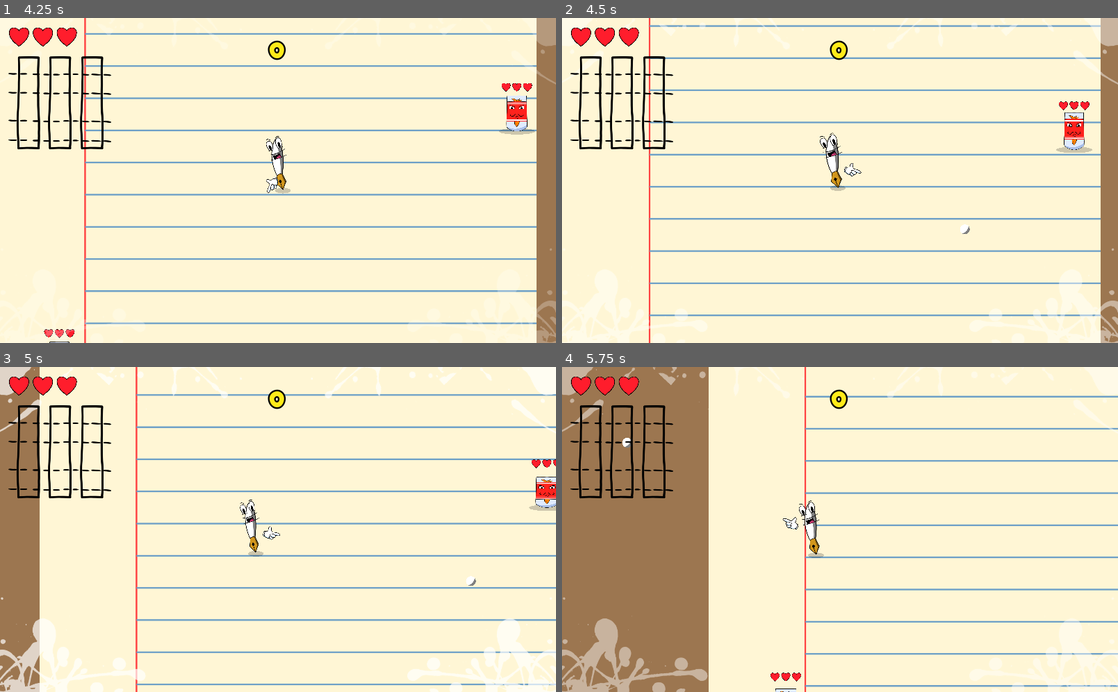
Above: before the commit, frames 1-4 (two rows, left to right).
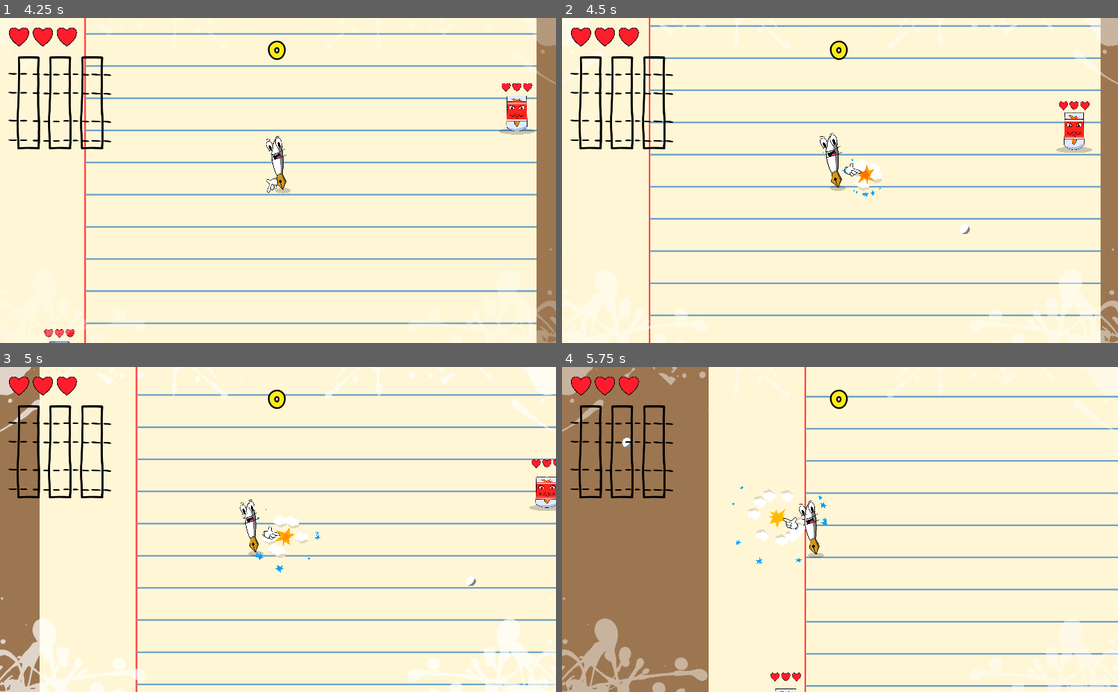
Above: after the commit, the same moments.

Repository: kevinlights/chromatic-fever
Game: Godot game, scene res://Menu/Menu.tscn
The game is run twice, just before and just after one commit, with the same random seed, the same clock (stepped at 60 frames per second) and the same inputs.
Inputs (mouse positions are in pixels of both pictures, inside the frame that each line leads up to):
- Up to frame 1 (4.25 s): click "New game" at 0.5 s; tap Enter at 1.25 s; move the mouse to (400, 164) at 1.27 s; hold Right (ui_right) 1.28-2.03 s; hold Space (ui_shoot) 1.28-2.03 s; move the mouse to (166, 196) at 2.02 s; hold Down (ui_down) 2.03-2.78 s; right-click (166, 196) at 2.1 s; tap Space (ui_shoot) at 2.3, 3.05, 3.6 s; move the mouse to (333, 109) at 2.77 s; press the mouse at (333, 109) at 2.78 s; hold Right (ui_right) 2.78-3.53 s; move the mouse to (250, 245) at 3.52 s; release the mouse at (250, 245) at 3.53 s; hold Up (ui_up) from 3.53 s (still down)
- Up to frame 2 (4.5 s): move the mouse to (1006, 229) at 4.27 s; release Up (ui_up) at 4.28 s; hold Left (ui_left) from 4.28 s (still down); hold Space (ui_shoot) from 4.28 s (still down)
- Up to frame 3 (5 s): keep holding Left (ui_left); keep holding Space (ui_shoot)
- Up to frame 4 (5.75 s): keep holding Left (ui_left); move the mouse to (673, 480) at 5.02 s; release Space (ui_shoot) at 5.03 s; right-click (673, 480) at 5.1 s; tap Space (ui_shoot) at 5.3 s

Frame 1 is identical in both runs. In frame 2, 0.3% of the frame differs, in the area x 50-58%, y 43-56%; in frame 3, 0.4%; in frame 4, 0.6%, in the area x 30-48%, y 36-61%.
Error in both runs: Trying to assign value of type 'Node2D' to a variable of type 'KinematicBody2D'. (res://Player/Camera2D.gd:21)

Commit message:
louka va pas etre content

Diff:
--- a/Player/Explosion.gd
+++ b/Player/Explosion.gd
@@ -20,5 +20,10 @@
 
 func play():
 	$Particles2D.emitting = true
+	$Particles2D.restart()
 	$Particles2D2.emitting = true
+	$Particles2D2.restart()
 	$Particles2D3.emitting = true
+	$Particles2D3.restart()
+	$Particles2D4.emitting = true
+	$Particles2D4.restart()
--- a/Player/Player.gd
+++ b/Player/Player.gd
@@ -174,6 +174,11 @@
 	projectile.position = $Hand/ProjectilesSpawnPosition.get_global_position()
 	projectile.direction = (get_global_mouse_position() - global_position).normalized()
 	projectile.explosive = game.combo == game.COMBO.CHROMATIC
+	#vvvvvvvv L'OBJET DU DELIT EST ICI vvvvvvvv
+	if(projectile.explosive):
+		emit_signal("screen_shake",0.2)
+		velocity -= projectile.direction * 200
+	#______________________
 	projectiles.add_child(projectile)
 	projectile.make_connections()
 	var soundToPlay = randi()%4+1
--- a/Player/Player.tscn
+++ b/Player/Player.tscn
@@ -6,30 +6,41 @@
 [ext_resource path="res://Player/Camera2D.gd" type="Script" id=4]
 [ext_resource path="res://Player/Hand.gd" type="Script" id=5]
 [ext_resource path="res://Player/Explosion.gd" type="Script" id=6]
-[ext_resource path="res://Assets/particule1.png" type="Texture" id=7]
-[ext_resource path="res://Assets/hand.png" type="Texture" id=8]
-[ext_resource path="res://Player/PlayerHitBox.gd" type="Script" id=9]
-[ext_resource path="res://Enemies/blanc.shader" type="Shader" id=10]
-[ext_resource path="res://Assets/heros_couleur.png" type="Texture" id=11]
-[ext_resource path="res://Assets/heros_corps.png" type="Texture" id=12]
-[ext_resource path="res://Assets/heros_face2.png" type="Texture" id=13]
-[ext_resource path="res://Assets/heros_face3.png" type="Texture" id=14]
-[ext_resource path="res://Assets/heros_face.png" type="Texture" id=15]
-[ext_resource path="res://Sounds/oof.ogg" type="AudioStream" id=16]
-[ext_resource path="res://Sounds/claquement.ogg" type="AudioStream" id=17]
-[ext_resource path="res://Sounds/claquement2.ogg" type="AudioStream" id=18]
-[ext_resource path="res://Sounds/claquement3.ogg" type="AudioStream" id=19]
+[ext_resource path="res://Assets/smoke.png" type="Texture" id=7]
+[ext_resource path="res://Assets/particule1.png" type="Texture" id=8]
+[ext_resource path="res://Assets/hand.png" type="Texture" id=9]
+[ext_resource path="res://Player/PlayerHitBox.gd" type="Script" id=10]
+[ext_resource path="res://Enemies/blanc.shader" type="Shader" id=11]
+[ext_resource path="res://Assets/heros_couleur.png" type="Texture" id=12]
+[ext_resource path="res://Assets/heros_corps.png" type="Texture" id=13]
+[ext_resource path="res://Assets/heros_face2.png" type="Texture" id=14]
+[ext_resource path="res://Assets/heros_face3.png" type="Texture" id=15]
+[ext_resource path="res://Assets/heros_face.png" type="Texture" id=16]
+[ext_resource path="res://Sounds/oof.ogg" type="AudioStream" id=17]
+[ext_resource path="res://Sounds/claquement.ogg" type="AudioStream" id=18]
+[ext_resource path="res://Sounds/claquement2.ogg" type="AudioStream" id=19]
+[ext_resource path="res://Sounds/claquement3.ogg" type="AudioStream" id=20]
 
 [sub_resource type="RectangleShape2D" id=1]
 extents = Vector2( 30.0016, 32 )
 
-[sub_resource type="Gradient" id=2]
+[sub_resource type="ParticlesMaterial" id=2]
+flag_disable_z = true
+spread = 180.0
+gravity = Vector3( 0, 0, 0 )
+initial_velocity = 500.0
+angular_velocity = 9.0
+orbit_velocity = 0.0
+orbit_velocity_random = 0.0
+scale = 0.3
+
+[sub_resource type="Gradient" id=3]
 colors = PoolColorArray( 1, 0.539063, 0, 1, 1, 0.820313, 0, 1 )
 
-[sub_resource type="GradientTexture" id=3]
-gradient = SubResource( 2 )
-
-[sub_resource type="ParticlesMaterial" id=4]
+[sub_resource type="GradientTexture" id=4]
+gradient = SubResource( 3 )
+
+[sub_resource type="ParticlesMaterial" id=5]
 flag_disable_z = true
 spread = 180.0
 gravity = Vector3( 0, 0, 0 )
@@ -76,8 +87,7 @@
 scale_random = 0.1
 color = Color( 0, 0.619608, 1, 1 )
 
-[sub_resource type="Animation" id=9]
-resource_name = "shoot"
+[sub_resource type="Animation" id=10]
 length = 0.3
 tracks/0/type = "value"
 tracks/0/path = NodePath("HandSprite:rotation_degrees")
@@ -92,8 +102,7 @@
 "values": [ 0.0, -65.0, 0.0 ]
 }
 
-[sub_resource type="Animation" id=10]
-resource_name = "shoot_rev"
+[sub_resource type="Animation" id=11]
 length = 0.3
 tracks/0/type = "value"
 tracks/0/path = NodePath("HandSprite:rotation_degrees")
@@ -108,15 +117,14 @@
 "values": [ 0.0, 65.0, 0.0 ]
 }
 
-[sub_resource type="RectangleShape2D" id=11]
+[sub_resource type="RectangleShape2D" id=12]
 extents = Vector2( 32, 140.08 )
 
-[sub_resource type="ShaderMaterial" id=12]
-shader = ExtResource( 10 )
+[sub_resource type="ShaderMaterial" id=13]
+shader = ExtResource( 11 )
 shader_param/f = 0.0
 
-[sub_resource type="Animation" id=13]
-resource_name = "hurt"
+[sub_resource type="Animation" id=14]
 length = 0.5
 tracks/0/type = "value"
 tracks/0/path = NodePath("LesSprites:material:shader_param/f")
@@ -131,8 +139,7 @@
 "values": [ 1.0, 0.0 ]
 }
 
-[sub_resource type="Animation" id=14]
-resource_name = "idle"
+[sub_resource type="Animation" id=15]
 loop = true
 tracks/0/type = "value"
 tracks/0/path = NodePath("LesSprites:position")
@@ -191,117 +198,125 @@
 script = ExtResource( 4 )
 
 [node name="Hand" type="Node2D" parent="."]
-editor/display_folded = true
 script = ExtResource( 5 )
 
 [node name="Explosion" type="Node2D" parent="Hand"]
 editor/display_folded = true
 script = ExtResource( 6 )
+
+[node name="Particles2D4" type="Particles2D" parent="Hand/Explosion"]
+position = Vector2( 323.439, -2.45031 )
+emitting = false
+amount = 10
+lifetime = 0.5
+one_shot = true
+explosiveness = 1.0
+process_material = SubResource( 2 )
+texture = ExtResource( 7 )
 
 [node name="Particles2D2" type="Particles2D" parent="Hand/Explosion"]
 position = Vector2( 323.439, -2.45031 )
 emitting = false
 amount = 1
-lifetime = 0.1
+lifetime = 0.5
 one_shot = true
 explosiveness = 1.0
-process_material = SubResource( 4 )
-texture = ExtResource( 7 )
+process_material = SubResource( 5 )
+texture = ExtResource( 8 )
 
 [node name="Particles2D" type="Particles2D" parent="Hand/Explosion"]
 position = Vector2( 323.439, -2.45031 )
 emitting = false
 amount = 4
-lifetime = 0.1
+lifetime = 0.5
 one_shot = true
 explosiveness = 1.0
-process_material = SubResource( 7 )
-texture = ExtResource( 7 )
+process_material = SubResource( 8 )
+texture = ExtResource( 8 )
 
 [node name="Particles2D3" type="Particles2D" parent="Hand/Explosion"]
 position = Vector2( 323.439, -2.45031 )
 emitting = false
 amount = 10
-lifetime = 0.1
+lifetime = 0.5
 one_shot = true
 explosiveness = 1.0
-process_material = SubResource( 8 )
-texture = ExtResource( 7 )
+process_material = SubResource( 9 )
+texture = ExtResource( 8 )
 
 [node name="ProjectilesSpawnPosition" type="Node2D" parent="Hand"]
 position = Vector2( 303.271, 0 )
 
 [node name="AnimationPlayer" type="AnimationPlayer" parent="Hand"]
 playback_speed = 2.5
-anims/shoot = SubResource( 9 )
-anims/shoot_rev = SubResource( 10 )
+anims/shoot = SubResource( 10 )
+anims/shoot_rev = SubResource( 11 )
 
 [node name="HandSprite" type="Sprite" parent="Hand"]
 position = Vector2( 200, 0 )
 z_index = 2
-texture = ExtResource( 8 )
+texture = ExtResource( 9 )
 flip_h = true
 
 [node name="HitBox" type="Area2D" parent="."]
 collision_mask = 2
-script = ExtResource( 9 )
+script = ExtResource( 10 )
 
 [node name="CollisionShape2D" type="CollisionShape2D" parent="HitBox"]
 position = Vector2( 23.1787, 96.6576 )
 rotation = -0.226893
 z_index = 2
-shape = SubResource( 11 )
+shape = SubResource( 12 )
 
 [node name="LesSprites" type="Node2D" parent="."]
 editor/display_folded = true
-material = SubResource( 12 )
+material = SubResource( 13 )
 position = Vector2( 8.42105, -2.45031 )
 scale = Vector2( 1.16471, 1.03496 )
 
 [node name="heros_couleur" type="Sprite" parent="LesSprites"]
 use_parent_material = true
 position = Vector2( -11.9495, -62.1373 )
-texture = ExtResource( 11 )
+texture = ExtResource( 12 )
 
 [node name="heros_corps" type="Sprite" parent="LesSprites"]
 use_parent_material = true
-texture = ExtResource( 12 )
+texture = ExtResource( 13 )
 
 [node name="heros_face2" type="Sprite" parent="LesSprites"]
 visible = false
 position = Vector2( -25.5274, -147.064 )
-texture = ExtResource( 13 )
+texture = ExtResource( 14 )
 flip_h = true
 
 [node name="heros_face3" type="Sprite" parent="LesSprites"]
 visible = false
 position = Vector2( -27.3276, -153.697 )
-texture = ExtResource( 14 )
+texture = ExtResource( 15 )
 flip_h = true
 
 [node name="heros_face" type="Sprite" parent="LesSprites"]
 use_parent_material = true
 position = Vector2( -21.3132, -145.732 )
-texture = ExtResource( 15 )
+texture = ExtResource( 16 )
 
 [node name="AnimationPlayer" type="AnimationPlayer" parent="."]
-anims/hurt = SubResource( 13 )
-anims/idle = SubResource( 14 )
+anims/hurt = SubResource( 14 )
+anims/idle = SubResource( 15 )
 
 [node name="Sounds" type="Node" parent="."]
-editor/display_folded = true
 
 [node name="oof" type="AudioStreamPlayer" parent="Sounds"]
-stream = ExtResource( 16 )
+stream = ExtResource( 17 )
 
 [node name="shot1" type="AudioStreamPlayer" parent="Sounds"]
-stream = ExtResource( 17 )
-volume_db = -5.0
-
-[node name="shot2" type="AudioStreamPlayer" parent="Sounds"]
 stream = ExtResource( 18 )
 volume_db = -5.0
 
-[node name="shot3" type="AudioStreamPlayer" parent="Sounds"]
+[node name="shot2" type="AudioStreamPlayer" parent="Sounds"]
 stream = ExtResource( 19 )
 volume_db = -5.0
+
+[node name="shot3" type="AudioStreamPlayer" parent="Sounds"]
+stream = ExtResource( 20 )
+volume_db = -5.0
--- a/Player/Projectile.gd
+++ b/Player/Projectile.gd
@@ -41,11 +41,11 @@
 	if(game.combo == game.COMBO.CHROMATIC):
 		$bullet1.visible = false
 		$bullet2.visible = true
-		$bullet2.modulate = player.modulate
+		$bullet2.self_modulate = player.modulate
 		speed = speed2
 	$Explosion/SpashLittleClear.process_material.color = player.modulate
-	$Explosion/SplashLittleDark.process_material.color = player.modulate
-	$Explosion/SplashBigClear.process_material.color = player.modulate-Color(0.5,0.5,0.5,0)
+	$Explosion/SplashBigClear.process_material.color = player.modulate
+	$Explosion/SplashLittleDark.process_material.color = player.modulate-Color(0.5,0.5,0.5,0)
 	$Explosion/SplashBigDark.process_material.color = player.modulate-Color(0.5,0.5,0.5,0)
 
 func _physics_process(delta):
--- a/Player/Projectile.tscn
+++ b/Player/Projectile.tscn
@@ -1,12 +1,13 @@
-[gd_scene load_steps=16 format=2]
+[gd_scene load_steps=18 format=2]
 
 [ext_resource path="res://Player/Projectile.gd" type="Script" id=1]
 [ext_resource path="res://Assets/bullet.png" type="Texture" id=2]
 [ext_resource path="res://Assets/bullet2.png" type="Texture" id=3]
 [ext_resource path="res://Assets/particule2.png" type="Texture" id=4]
-[ext_resource path="res://Assets/bullet1.png" type="Texture" id=5]
-[ext_resource path="res://Assets/explosion2.png" type="Texture" id=6]
-[ext_resource path="res://Assets/explosion1.png" type="Texture" id=7]
+[ext_resource path="res://Assets/smoke.png" type="Texture" id=5]
+[ext_resource path="res://Assets/bullet1.png" type="Texture" id=6]
+[ext_resource path="res://Assets/explosion2.png" type="Texture" id=7]
+[ext_resource path="res://Assets/explosion1.png" type="Texture" id=8]
 
 [sub_resource type="RectangleShape2D" id=1]
 extents = Vector2( 32, 32 )
@@ -38,8 +39,18 @@
 "values": [ Vector2( 0.4, 0.4 ), Vector2( 0.3, 0.3 ) ]
 }
 
-[sub_resource type="Animation" id=3]
-resource_name = "explosion"
+[sub_resource type="ParticlesMaterial" id=3]
+emission_shape = 1
+emission_sphere_radius = 23.32
+flag_disable_z = true
+gravity = Vector3( 0, 0, 0 )
+angular_velocity = 0.173529
+orbit_velocity = 0.0
+orbit_velocity_random = 0.0
+scale = 0.01
+scale_random = 0.18
+
+[sub_resource type="Animation" id=4]
 length = 0.5
 tracks/0/type = "value"
 tracks/0/path = NodePath("Smoke:emitting")
@@ -199,17 +210,25 @@
 scale = Vector2( 0.217674, 0.0580724 )
 texture = ExtResource( 4 )
 
+[node name="Particles2D" type="Particles2D" parent="bullet2"]
+show_behind_parent = true
+position = Vector2( 0, -1.52588e-005 )
+amount = 20
+lifetime = 3.0
+local_coords = false
+process_material = SubResource( 3 )
+texture = ExtResource( 5 )
+
 [node name="bullet1" type="Sprite" parent="."]
 scale = Vector2( 0.163544, 0.163544 )
-texture = ExtResource( 5 )
+texture = ExtResource( 6 )
 
 [node name="Explosion" type="Node2D" parent="."]
-editor/display_folded = true
 scale = Vector2( 5, 5 )
 
 [node name="AnimationPlayer" type="AnimationPlayer" parent="Explosion"]
 playback_speed = 2.0
-anims/explosion = SubResource( 3 )
+anims/explosion = SubResource( 4 )
 
 [node name="SplashBigDark" type="Particles2D" parent="Explosion"]
 emitting = false
Binary file added: Assets/smoke.png
Not shown, added: Assets/smoke.png.import
Not shown: 4 places in Player/Player.tscn that only renumber resources
Not shown: 10 places in Player/Projectile.tscn that only renumber resources
